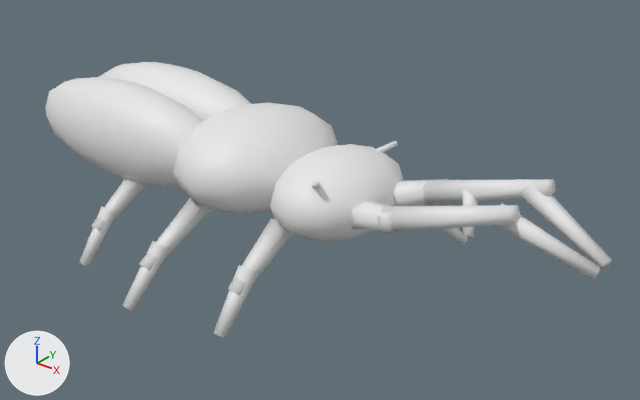
What one commit did to the glTF model koolApp/assets/models/insects/beetle.glb.
One viewpoint serves both versions: a camera (50 mm lens) standing at (0.807, -0.927, 0.711) and looking at (0.043, 0.029, 0.118). The lights are fixed; the arrows at lower left show +X, +Y and +Z. The first picture is the older version. Where no turn or scale is listed for an object, it has been applied to the vertices.

Objects in the first picture: 'ElytraL', 'ElytraR', 'FemurLegL1', 'FemurLegL2', 'FemurLegL3', 'HeadShell', 'MandibleBaseL', 'MandibleShaftL', 'MandibleShaftR', 'MandibleTipL', 'MandibleTipR', 'Pronotum', 'TibiaLegL1', 'TibiaLegL2', 'TibiaLegL3' and 5 more.
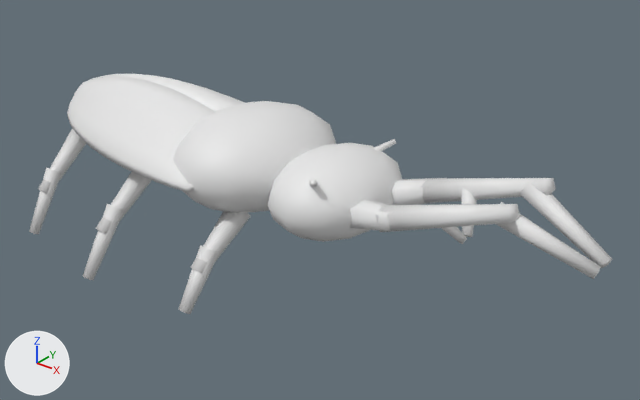
ob_beetle is not drawn itself; it is the parent of ob_elytral, ob_elytrar, ob_head, ob_thorax.

Where the newer file only moved an object's origin or applied its transform, the numbers keep the older frame.

What differs and where, as boxes [x1, y1, x2, y2] in the pictures (640 x 400 px):
'ElytraL', reshaped, moved, rescaled: before [45, 77, 203, 188]; after [67, 76, 216, 192]
'ElytraR', reshaped, moved, rescaled: before [99, 62, 251, 121]; after [74, 74, 245, 111]
'MandibleShaftL', moved, rescaled: before [377, 205, 521, 233]; after [375, 204, 520, 232]
'FemurLegL1', reshaped: before [228, 219, 293, 295]; after [191, 211, 251, 273]
'MandibleShaftR', moved, rescaled: before [422, 179, 556, 204]; after [421, 178, 556, 203]
'FemurLegL2', reshaped: before [139, 197, 210, 271]; after [96, 172, 152, 234]
'MandibleTipR', moved, rescaled: before [521, 181, 612, 269]; after [520, 180, 612, 269]
'TibiaLegL1', reshaped (9% narrower): before [213, 265, 258, 338]; after [178, 245, 219, 314]
'TibiaLegL2', reshaped (14% narrower, 8% taller): before [122, 241, 170, 311]; after [83, 204, 124, 280]
'MandibleTipL', moved, rescaled: before [497, 203, 600, 280]; after [496, 202, 601, 279]
'FemurLegL3', reshaped: before [91, 178, 146, 231]; after [38, 128, 86, 193]
'TibiaLegL3', reshaped (13% narrower, 10% taller): before [79, 206, 117, 267]; after [29, 167, 62, 234]
'MandibleBaseL', moved, rescaled: before [351, 202, 392, 232]; after [350, 200, 390, 231]
'MandibleBaseR', moved, rescaled: before [392, 179, 448, 206]; after [391, 178, 446, 205]
'MandibleToothR', moved, rescaled: before [463, 189, 478, 238]; after [462, 188, 477, 237]
'MandibleToothL', moved, rescaled: before [443, 228, 468, 245]; after [442, 227, 467, 244]
'AntennaR', moved, rescaled: before [375, 140, 398, 153]; after [374, 139, 396, 151]
'AntennaL', moved, rescaled: before [311, 181, 319, 187]; after [309, 180, 317, 186]
part 1 of me_elytraldata, added: after [67, 76, 216, 192]
part 2 of me_elytraldata, deleted: before [45, 77, 203, 188]
part 3 of me_elytrardata, added: after [74, 74, 245, 111]
part 4 of me_elytrardata, deleted: before [99, 62, 251, 121]

What changed in the scene script:
```text
Change me_elytraldata:
    used by ob_elytral; parent = ob_beetle; location = (0.92, -0.16, 0.5)
    remove me_elytraldata.from_pydata(...)  # 100 vertices, 196 faces; spans x -0.604..0.604, y -0.2..0.2, z -0.24..0.24
    add me_elytraldata.from_pydata(...)  # 226 vertices, 448 faces; spans x 0.34..1.76, y -0.44..0.02, z 0.436..0.724
    me_elytraldata part 1: 226 vertices added at x 0.34..1.76, y -0.44..0.02, z 0.436..0.724
    me_elytraldata part 2: 100 vertices removed from x -0.604..0.604, y -0.2..0.2, z -0.24..0.24
Change me_elytrardata:
    used by ob_elytrar; parent = ob_beetle; location = (0.92, 0.16, 0.5)
    remove me_elytrardata.from_pydata(...)  # 100 vertices, 196 faces; spans x -0.604..0.604, y -0.2..0.2, z -0.24..0.24
    add me_elytrardata.from_pydata(...)  # 226 vertices, 448 faces; spans x 0.34..1.76, y -0.02..0.44, z 0.436..0.724
    me_elytrardata part 3: 226 vertices added at x 0.34..1.76, y -0.02..0.44, z 0.436..0.724
    me_elytrardata part 4: 100 vertices removed from x -0.604..0.604, y -0.2..0.2, z -0.24..0.24
Change me_femurlegl1data:
    remove me_femurlegl1data.from_pydata(...)  # 12 vertices, 20 faces; spans x -0.0163..0.0163, y -0.1076..0.006, z -0.0694..0.0139
    add me_femurlegl1data.from_pydata(...)  # 12 vertices, 20 faces; spans x -0.0992..-0.0662, y -0.0992..0.0059, z -0.0693..0.0141
    me_femurlegl1data part 5: 12 of 12 vertices moved; they spanned x -0.0163..0.0163, y -0.1076..0.006, z -0.0694..0.0139 and now span x -0.0992..-0.0662, y -0.0992..0.0059, z -0.0693..0.0141; mean shift (-0.0827, 0.004, 0.0002)
Change me_tibialegl1data:
    remove me_tibialegl1data.from_pydata(...)  # 12 vertices, 20 faces; spans x -0.0127..0.0127, y -0.1423..-0.0653, z -0.1193..-0.0298
    add me_tibialegl1data.from_pydata(...)  # 12 vertices, 20 faces; spans x -0.0956..-0.0698, y -0.1307..-0.059, z -0.1195..-0.0301
    me_tibialegl1data part 6: 12 of 12 vertices moved; they spanned x -0.0127..0.0127, y -0.1423..-0.0653, z -0.1193..-0.0298 and now span x -0.0956..-0.0698, y -0.1307..-0.059, z -0.1195..-0.0301; mean shift (-0.0827, 0.009, -0.0002)
Change me_femurlegl2data:
    remove me_femurlegl2data.from_pydata(...)  # 12 vertices, 20 faces; spans x -0.0157..0.0157, y -0.1219..0.005, z -0.0657..0.014
    add me_femurlegl2data.from_pydata(...)  # 12 vertices, 20 faces; spans x -0.1307..-0.0991, y -0.1079..0.0126, z -0.0497..0.0476
    me_femurlegl2data part 7: 12 of 12 vertices moved; they spanned x -0.0157..0.0157, y -0.1219..0.005, z -0.0657..0.014 and now span x -0.1307..-0.0991, y -0.1079..0.0126, z -0.0497..0.0476; mean shift (-0.1149, 0.0106, 0.0251)
Change me_tibialegl2data:
    remove me_tibialegl2data.from_pydata(...)  # 12 vertices, 20 faces; spans x -0.0122..0.0122, y -0.162..-0.077, z -0.1127..-0.027
    add me_tibialegl2data.from_pydata(...)  # 12 vertices, 20 faces; spans x -0.1272..-0.1026, y -0.1444..-0.0633, z -0.1125..-0.0054
    me_tibialegl2data part 8: 12 of 12 vertices moved; they spanned x -0.0122..0.0122, y -0.162..-0.077, z -0.1127..-0.027 and now span x -0.1272..-0.1026, y -0.1444..-0.0633, z -0.1125..-0.0054; mean shift (-0.1149, 0.0155, 0.0113)
Change me_femurlegl3data:
    remove me_femurlegl3data.from_pydata(...)  # 12 vertices, 20 faces; spans x -0.015..0.015, y -0.102..0.0055, z -0.0652..0.0128
    add me_femurlegl3data.from_pydata(...)  # 12 vertices, 20 faces; spans x -0.1691..-0.1388, y -0.0901..0.0132, z -0.0491..0.0462
    me_femurlegl3data part 9: 12 of 12 vertices moved; they spanned x -0.015..0.015, y -0.102..0.0055, z -0.0652..0.0128 and now span x -0.1691..-0.1388, y -0.0901..0.0132, z -0.0491..0.0462; mean shift (-0.154, 0.0095, 0.025)
Change me_tibialegl3data:
    remove me_tibialegl3data.from_pydata(...)  # 12 vertices, 20 faces; spans x -0.0117..0.0117, y -0.135..-0.0623, z -0.1122..-0.0282
    add me_tibialegl3data.from_pydata(...)  # 12 vertices, 20 faces; spans x -0.1657..-0.1422, y -0.1203..-0.0504, z -0.112..-0.0065
    me_tibialegl3data part 10: 12 of 12 vertices moved; they spanned x -0.0117..0.0117, y -0.135..-0.0623, z -0.1122..-0.0282 and now span x -0.1657..-0.1422, y -0.1203..-0.0504, z -0.112..-0.0065; mean shift (-0.154, 0.0132, 0.0113)
Change ob_beetle:
    ob_beetle.location: (-0.607, 0.0, 0.00376) -> (-0.617, 0.0, 0.00332)
    ob_beetle.scale: (0.341, 0.341, 0.341) -> (0.343, 0.343, 0.343)
Change ob_elytral:
    ob_elytral.location: (0.92, -0.16, 0.5) -> (0.0, 0.0, 0.0)
Change ob_elytrar:
    ob_elytrar.location: (0.92, 0.16, 0.5) -> (0.0, 0.0, 0.0)
```
